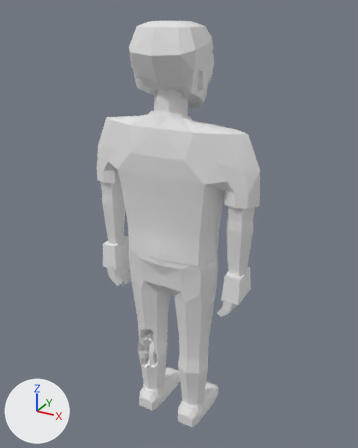
The glTF model assets/models/zombie_prisoner_m_b8.glb, before and after one commit.
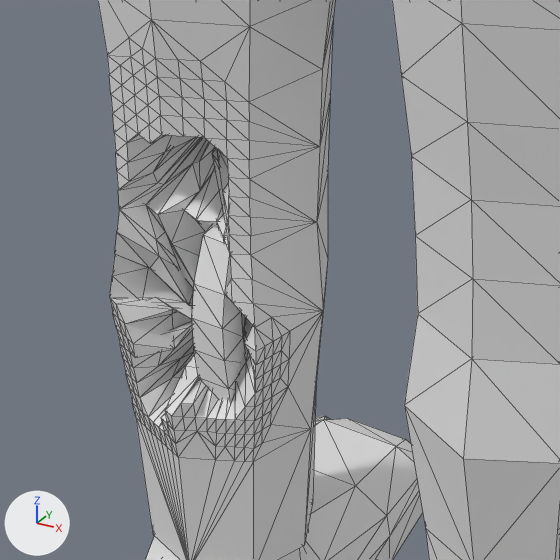
Old and new are each drawn whole from a 50 mm lens placed at (1.032, -1.817, 1.99), pointed at (-0.004, 0.067, 1.048) and again close up on the part from 34% to 56% of the width and 69% to 86% of the height. Arrows for +X, +Y and +Z are at lower left; the lights stay in place. The last two pictures show the newer version. The close-ups show mesh edges as thin lines. Vertices at exactly the same position are counted once.

In view in the first close-up: 'zombie_prisoner_m_b8'.
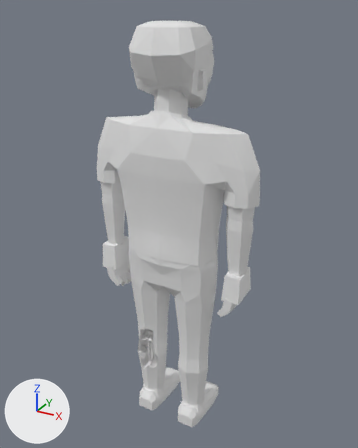
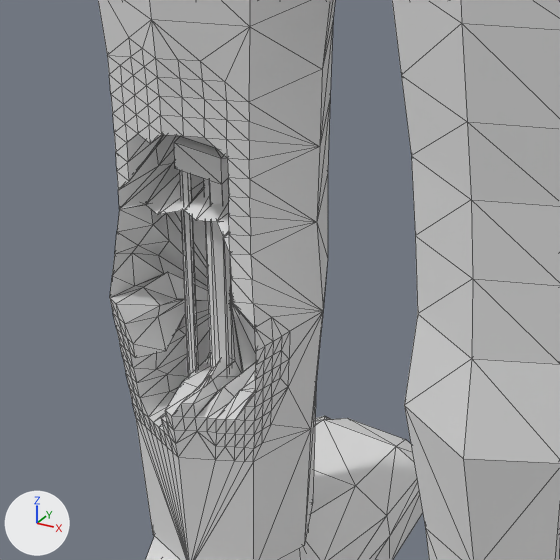
Pixel boxes (x1, y1, x2, y2) of what changed, in the close-ups (560 x 560 px; the box of a moved part takes in the faces that stretch with it):
part 1 of me_zombie_prisoner_m_b8, added
    after: (174, 136, 228, 184)
part 2 of me_zombie_prisoner_m_b8, added (mostly hidden)
    after: (181, 136, 215, 148)
part 3 of me_zombie_prisoner_m_b8, moved or reshaped
    before: (110, 138, 256, 432)
    after: (110, 161, 256, 432)

The change, as a diff of the scene's bpy script:
```diff
--- a/assets/models/zombie_prisoner_m_b8.glb.py
+++ b/assets/models/zombie_prisoner_m_b8.glb.py
@@ me_zombie_prisoner_m_b8 @@
 # used by ob_zombie_prisoner_m_b8; location = (0.0, 0.0, 0.0)
-me_zombie_prisoner_m_b8.from_pydata(...)  # 1709 vertices, 3258 faces; spans x -0.41..0.41, y -0.16..0.22, z 0.0..1.94
+me_zombie_prisoner_m_b8.from_pydata(...)  # 1725 vertices, 3274 faces; spans x -0.41..0.41, y -0.16..0.22, z 0.0..1.94
+# me_zombie_prisoner_m_b8 part 1: a new loose piece, a box spanning x -0.138..-0.1, y -0.036..-0.005, z 0.441..0.463
+# me_zombie_prisoner_m_b8 part 2: a new loose piece, a box spanning x -0.149..-0.075, y -0.03..0.026, z 0.465..0.505
+# me_zombie_prisoner_m_b8 part 3
+# 35 vertices are removed from x -0.14..-0.09, y -0.06..0.05, z 0.25..0.46
+# 128 faces are deleted
+# 3 vertices in x -0.13..-0.11, y -0.05..-0.04, z 0.26..0.28 move by (0.0, 0.0, -0.01)
+# 3 vertices in x -0.15..-0.14, y -0.04..0.0, z 0.29..0.45 move by (-0.01, 0.01, 0.0)
+# 3 vertices in x -0.15..-0.14, y -0.05..-0.03, z 0.37..0.48 move by (-0.01, 0.02, 0.02)
+# 3 vertices in x -0.13..-0.11, y -0.04..-0.03, z 0.48..0.51 move by (0.0, 0.01, 0.01)
+# 115 vertices move from x -0.17..-0.08, y -0.05..0.05, z 0.23..0.49 to x -0.18..-0.06, y -0.04..0.06, z 0.1..0.53
+# 35 vertices are added at x -0.16..-0.07, y -0.04..0.05, z 0.1..0.5
+# 120 new faces join them
```
